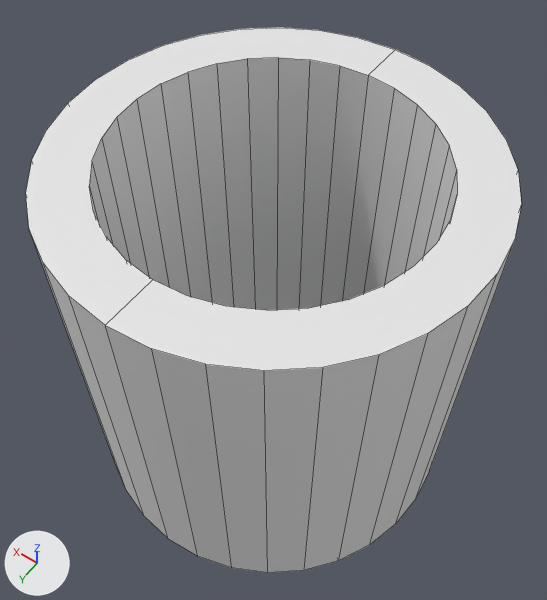
Renders of the FBX model Models/studnia.fbx from each side of a commit.
Before and after are seen from a 50 mm camera at (-1.37, 1.92, 3.12) aimed at (0.03, -0.04, 0.04). Arrows for +X, +Y and +Z are at lower left; the lights stay in place. Mesh edges are drawn as thin lines. Materials are left out; every surface is plain grey.

The older version as bpy lines, for what is in view:
```python
me_cylinder = bpy.data.meshes.new('Cylinder')
me_cylinder.from_pydata(...)  # 128 vertices, 68 faces; spans x -1.0..1.0, y -1.0..1.0, z -1.0..1.0
me_cylinder.materials.append(mat_material_001)
ob_cylinder = bpy.data.objects.new('Cylinder', me_cylinder)
ob_cylinder.location = (0.0, 0.0, 0.0)
```
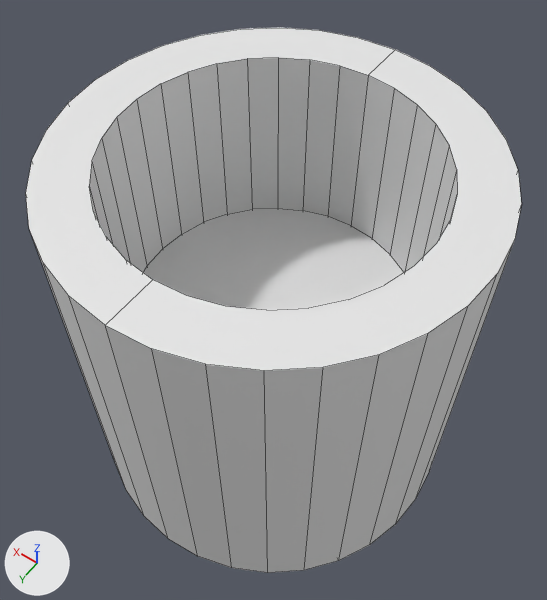
Commit message: studnia z dziurą

Where the newer file only moved an object's origin or applied its transform, the numbers keep the older frame.

Changed parts and their boxes (x1, y1, x2, y2) in the pictures (547 x 600 px):
part 1 of me_cylinder, added: after (143, 208, 404, 310)

Patch to the scene script:
```diff
--- a/Models/studnia.fbx.py
+++ b/Models/studnia.fbx.py
@@ me_cylinder @@
 # used by ob_cylinder; location = (0.0, 0.0, 0.0)
-me_cylinder.from_pydata(...)  # 128 vertices, 68 faces; spans x -1.0..1.0, y -1.0..1.0, z -1.0..1.0
+me_cylinder.from_pydata(...)  # 160 vertices, 69 faces; spans x -1.0..1.0, y -1.0..1.0, z -1.0..1.0
+# me_cylinder part 1: a new loose piece of 32 vertices spanning x -0.75..0.75, y -0.75..0.75, z 0.0
```
